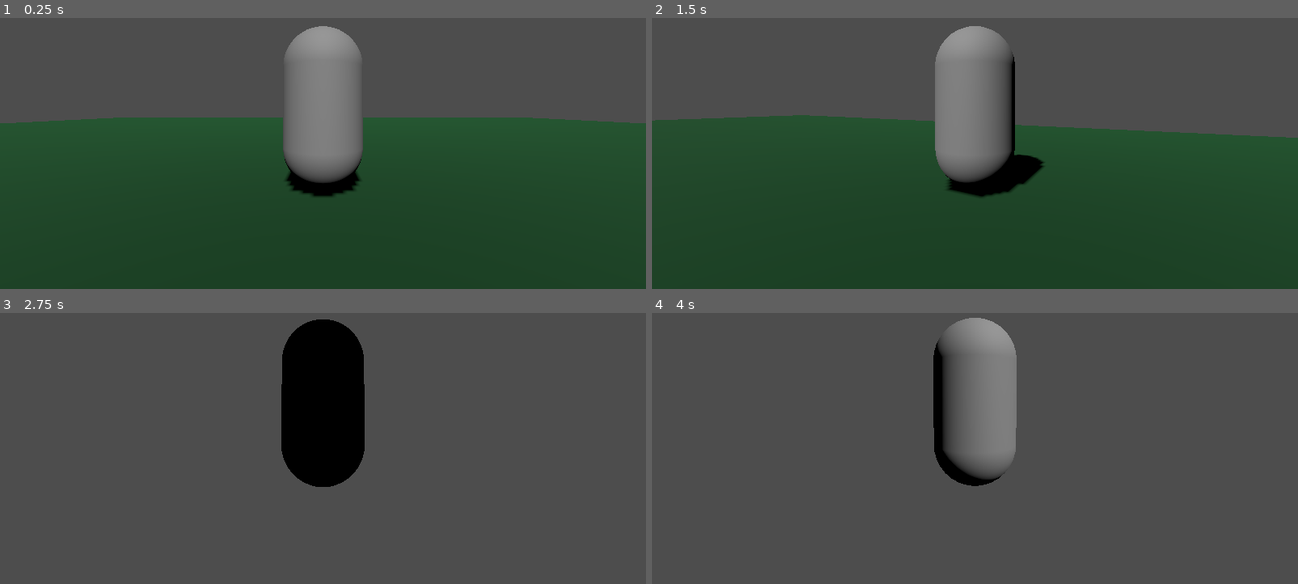
Above: before the commit, frames 1-4 (two rows, left to right).
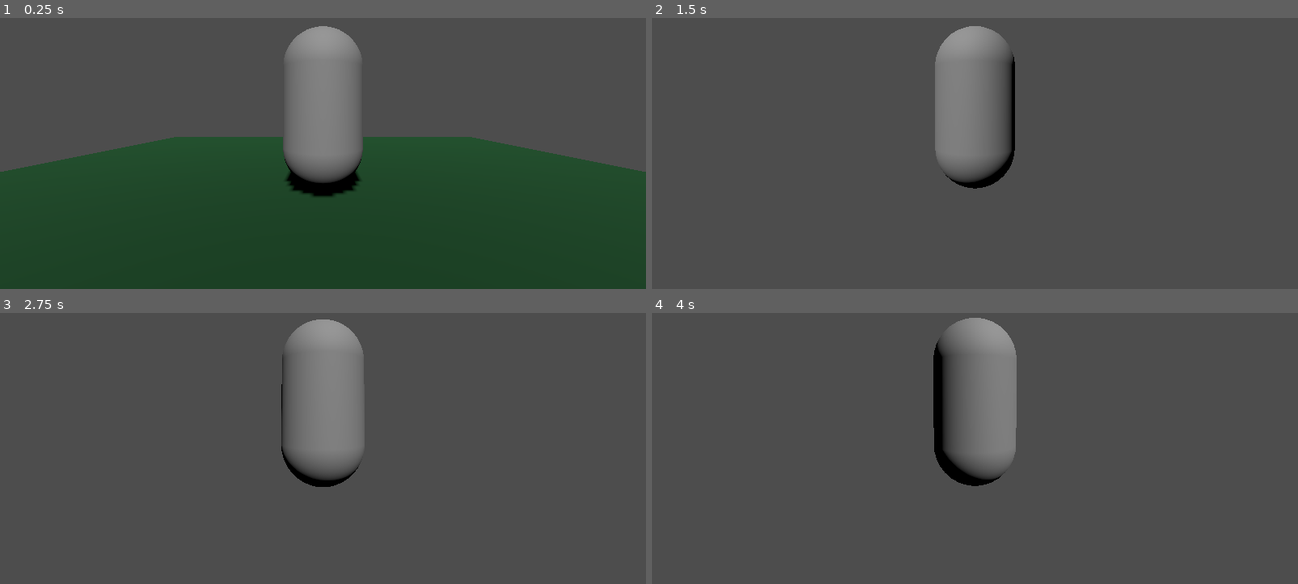
Above: after the commit, the same moments.

Repository: xwilson03/OpenWorldTest
Game: Godot game, scene res://scenes/root.tscn
Two runs of this game, one before a commit and one after it. Both use one fixed random seed, a clock stepped at 60 frames per second and the inputs below.
Inputs (mouse positions are in pixels of both pictures, inside the frame that each line leads up to):
- Up to frame 1 (0.25 s): no input
- Up to frame 2 (1.5 s): tap Enter at 0.5 s; move the mouse to (1007, 104) at 0.52 s; hold W (move_forward) from 0.53 s (still down); tap Mouse wheel up (zoom_in) at 0.6 s; tap Space (jump) at 0.77 s; move the mouse to (942, 110) at 1.27 s; tap Mouse wheel down (zoom_out) at 1.35 s
- Up to frame 3 (2.75 s): keep holding W (move_forward); tap Space (jump) at 1.52 s; move the mouse to (335, 397) at 2.02 s; tap Mouse wheel up (zoom_in) at 2.1 s
- Up to frame 4 (4 s): keep holding W (move_forward); tap Space (jump) at 2.75, 3.02, 3.77 s; move the mouse to (968, 407) at 2.77 s; tap Mouse wheel down (zoom_out) at 2.85 s; tap Enter at 3.5 s; move the mouse to (1020, 407) at 3.52 s; tap Mouse wheel up (zoom_in) at 3.6 s

The runs differ from the first frame. In frame 1, 9.4% of the frame differs, in the area x 0-100%, y 36-57%; in frame 2, 58%, in the area x 0-100%, y 35-100%; in frame 3, 6.8%; in frame 4, less than 0.1%.

Commit message:
shrinks chunks to 10x10 for testing

Diff:
--- a/prefabs/chunk.tscn
+++ b/prefabs/chunk.tscn
@@ -1,10 +1,10 @@
 [gd_scene load_steps=4 format=3 uid="uid://bkjhriqj5k5ju"]
 
 [sub_resource type="BoxShape3D" id="BoxShape3D_d05e6"]
-size = Vector3(40, 0.25, 40)
+size = Vector3(10, 0.25, 10)
 
 [sub_resource type="BoxMesh" id="BoxMesh_i25a4"]
-size = Vector3(40, 0.25, 40)
+size = Vector3(10, 0.25, 10)
 
 [sub_resource type="StandardMaterial3D" id="StandardMaterial3D_2704g"]
 albedo_color = Color(0, 0.261208, 0.104913, 1)
